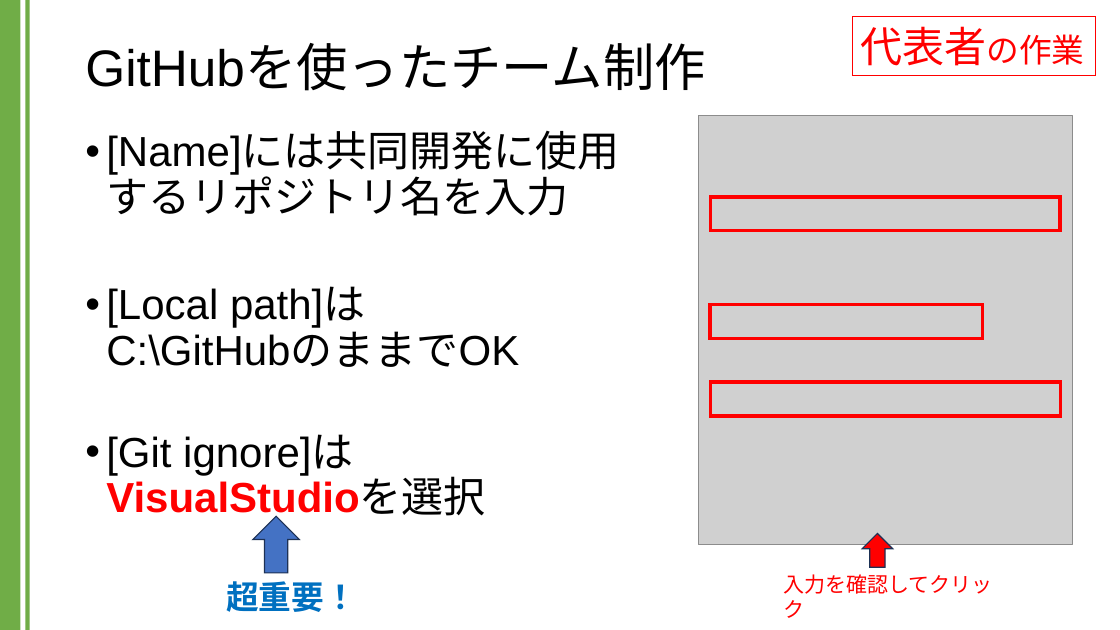
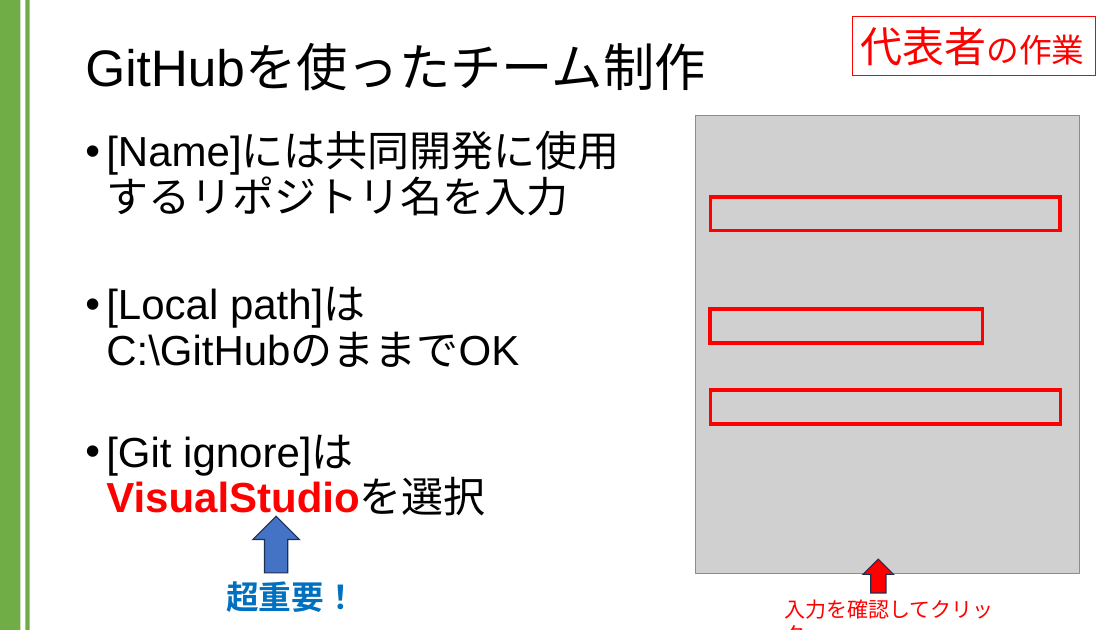
Before and after one commit to kic-murata/cpp2024, a slide deck: slide 4 of 授業資料/GitHubを用いたチーム制作.pptx. Drawn at 1120x630 pixels with LibreOffice and Linux fonts; fonts in the diff are those of the drawing; grey boxes stand for pictures. Boxes give left, top, right and bottom in pixels: in the first picture for what was removed or moved away, otherwise in the second. Text is boxed around its words. In the diff, an @@ line names an element or a change of style, - is before the commit and + after.

```diff
--- a/授業資料/GitHubを用いたチーム制作.pptx
+++ b/授業資料/GitHubを用いたチーム制作.pptx
@@ picture: place and size @@
-picture at <box>698,116,1072,545</box>
+picture at <box>696,116,1081,574</box>
@@ rectangle: place and size @@
-rectangle at <box>710,305,983,339</box>
+rectangle at <box>710,309,983,343</box>
@@ rectangle: place and size @@
-rectangle at <box>711,382,1061,416</box>
+rectangle at <box>711,390,1061,423</box>
@@ down arrow: place and size @@
-down arrow at <box>862,534,892,567</box>
+down arrow at <box>864,560,894,593</box>
@@ text "入力を確認してクリック": place and size @@
-text "入力を確認してクリック" at <box>783,574,992,594</box>
+text "入力を確認してクリック" at <box>784,599,993,619</box>
```
Also in this commit, not shown: 3 other slides changed, 1 other file.
